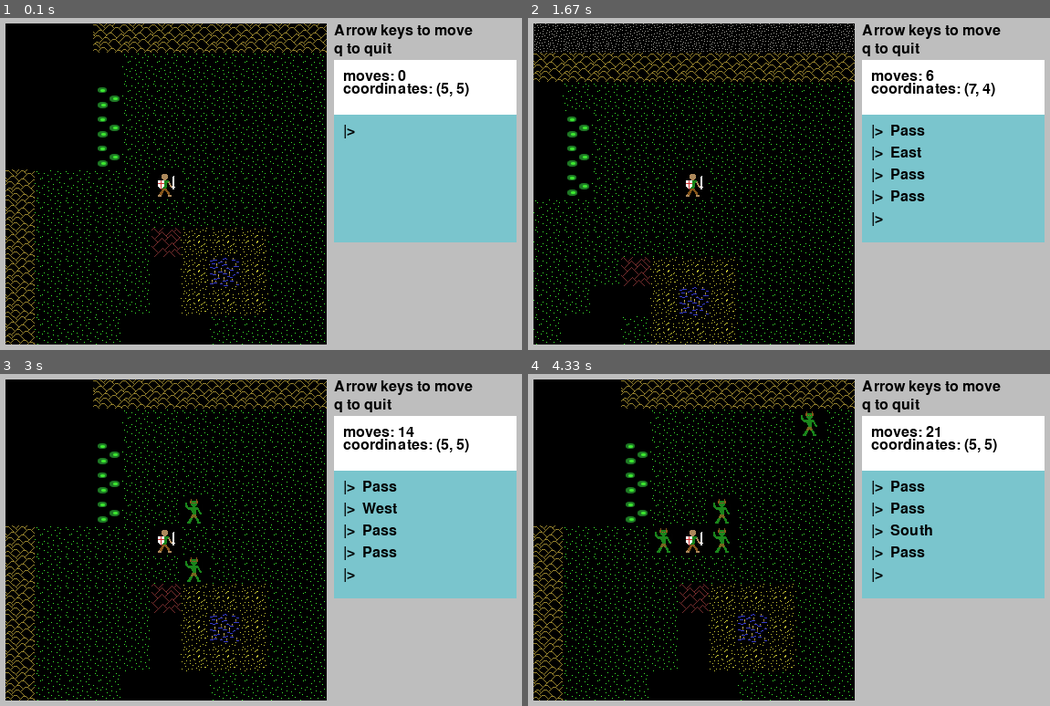
Above: before the commit, frames 1-4 (two rows, left to right).
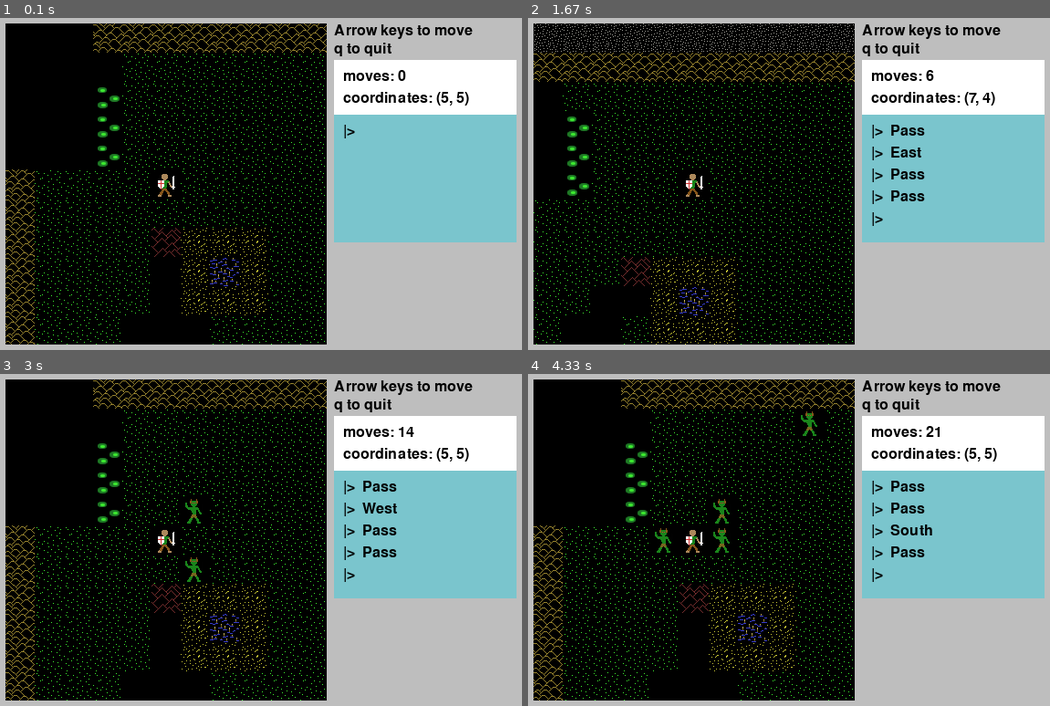
Above: after the commit, the same moments.

Repository: josh-reynolds/Python
Game: pygame game, started from pygame/nulltima/demo.py
The game is run twice, just before and just after one commit, with the same random seed, the same clock (stepped at 60 frames per second) and the same inputs.
Inputs:
- Up to frame 1 (0.1 s): no input
- Up to frame 2 (1.67 s): hold Right 0.33-0.8 s; hold Up 0.83-1.13 s; tap Space at 0.9, 1.23, 1.53 s; hold Right 1.17-1.63 s
- Up to frame 3 (3 s): hold Left 1.67-2.2 s; tap Space at 1.73, 2.03, 2.3, 2.63, 2.93 s; hold Down 2.23-2.53 s; hold Left 2.57-2.97 s
- Up to frame 4 (4.33 s): hold Up 3-3.37 s; tap Space at 3.07, 3.47, 3.77, 4.13 s; hold Right 3.4-4.03 s; hold Down from 4.07 s (still down)

The runs differ from the first frame. In frame 1, 0.8% of the frame differs, in the area x 65-90%, y 19-27%; in frame 2, 0.8%; in frame 3, 0.8%; in frame 4, 0.8%.

Commit message:
Refactoring Status.render() to clarify, and make it easier to add lines in the future

Diff:
--- a/pygame/nulltima/game.py
+++ b/pygame/nulltima/game.py
@@ -50,17 +50,21 @@
 
     def render(self):
         self.width = 200
-        self.img = pygame.Surface((self.width, 60))
+
+        moves = str(Game.moves)
+        coordinate = str(Game.level.grid.to_world(Game.level.grid.center))
+        contents = ["moves: " + moves,
+                    "coordinates: " + coordinate]
+        maxlines = len(contents) + 1
+
+        self.img = pygame.Surface((self.width, 20 + maxlines * self.fontsize))
         self.img.fill(Color('white'))
         self.rect = self.img.get_rect()
         self.rect.topleft = self.pos
 
-        text1 = self.font.render("moves: " + str(Game.moves), True, self.fontcolor)
-        self.img.blit(text1, (10,10))
-
-        coordinate = Game.level.grid.to_world(Game.level.grid.center)
-        text2 = self.font.render("coordinates: " + str(coordinate), True, self.fontcolor)
-        self.img.blit(text2, (10,24))
+        for i,line in enumerate(contents):
+            text = self.font.render(line, True, self.fontcolor)
+            self.img.blit(text, (10, 10 + i * self.fontsize))
 
     def draw(self):
         self.render()
@@ -96,7 +100,7 @@
 
         for i,line in enumerate(self.lines):
             text = self.font.render(line, True, self.fontcolor)
-            self.img.blit(text, (10,10 + i * self.fontsize))
+            self.img.blit(text, (10, 10 + i * self.fontsize))
 
     def add(self, text=None):
         if self.lines:
@@ -204,8 +208,6 @@
             grid_coordinate = random.choice(self.grid.spawnable())
             world_coordinate = self.grid.to_world(grid_coordinate)
             self.monsters.append(monster(world_coordinate, self))
-            print("Spawning monster!")
-            print(self.monsters)
 
     def __str__(self):
         return 'Scene {}'.format(self.id)
